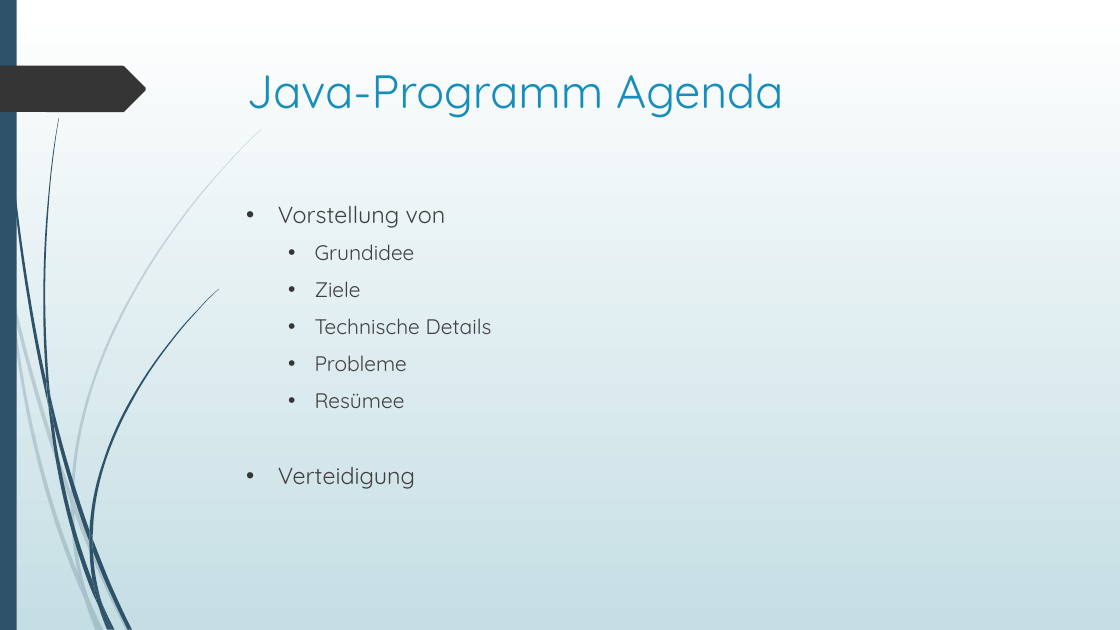
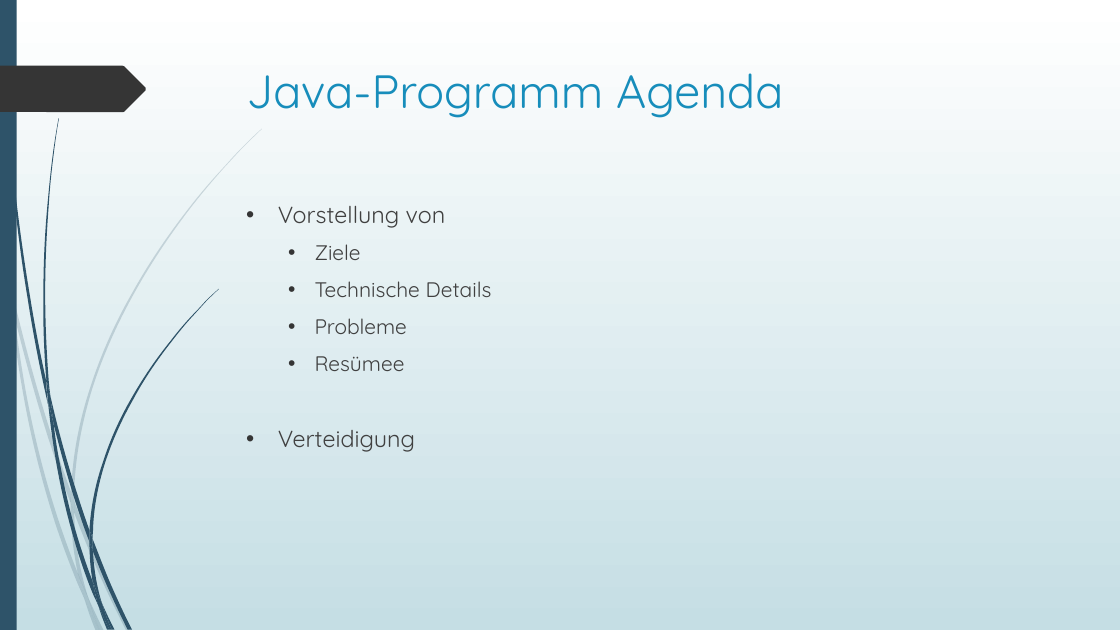
Before and after one commit to Katzenfuetterungsanlage/fuettr_prototype, a slide deck: slide 2 of Diplomarbeit/Powerpoint/Harrer.pptx. Drawn at 1120x630 pixels with LibreOffice and Linux fonts; fonts in the diff are those of the drawing. Boxes give left, top, right and bottom in pixels: in the first picture for what was removed or moved away, otherwise in the second. Text is boxed around its words. In the diff, an @@ line names an element or a change of style, - is before the commit and + after.

Commit message:
Harrer Text und Powerpoint

```diff
--- a/Diplomarbeit/Powerpoint/Harrer.pptx
+++ b/Diplomarbeit/Powerpoint/Harrer.pptx
@@ text at bbox=[315, 244, 415, 260]: paragraph removed @@
-  • Grundidee
```
Also in this commit, not shown: 1 other file.
